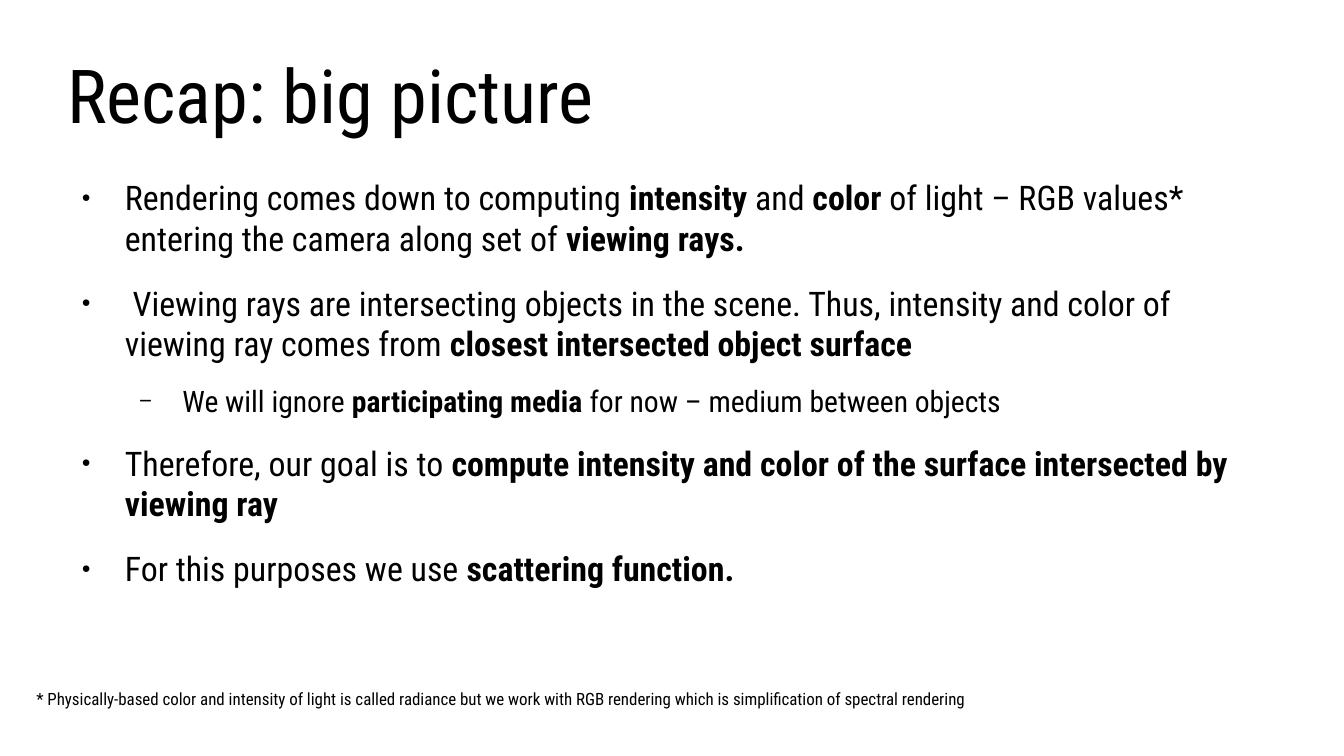
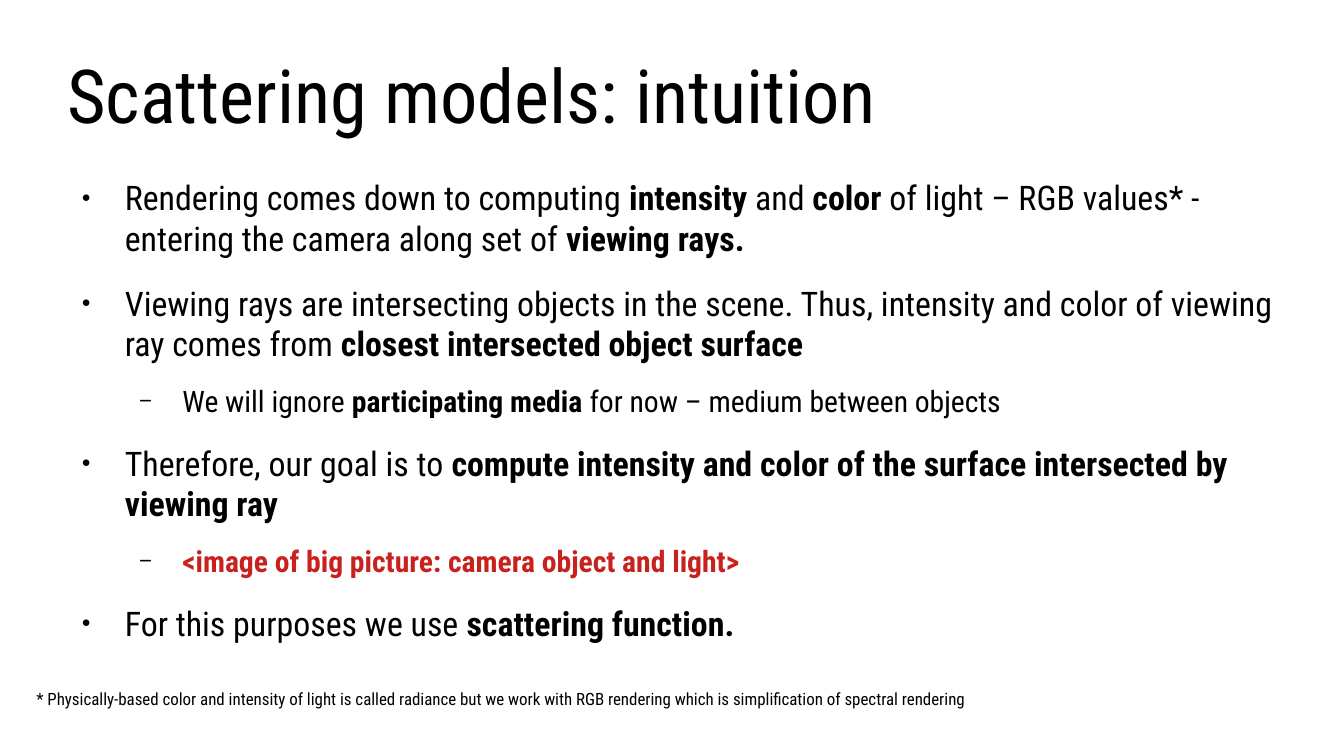
Before and after one commit to lorentzo/IntroductionToComputerGraphics, a slide deck: slide 23 of lectures/3_foundations_3d_scene/3_2_2_3D_models_material.odp. Drawn at 1344x756 pixels with LibreOffice and Linux fonts; fonts in the diff are those of the drawing. Boxes give left, top, right and bottom in pixels: in the first picture for what was removed or moved away, otherwise in the second. Text is boxed around its words. In the diff, an @@ line names an element or a change of style, - is before the commit and + after.

```diff
--- a/lectures/3_foundations_3d_scene/3_2_2_3D_models_material.odp
+++ b/lectures/3_foundations_3d_scene/3_2_2_3D_models_material.odp
@@ title at [67, 67, 876, 139]: text changed @@
-Recap: big picture
+Scattering models: intuition
@@ text at [182, 549, 739, 579]: paragraph added @@
+  − <image of big picture: camera object and light>
```
Also in this commit, not shown: 11 other slides changed, 12 slides added, 1 slide removed, 7 other files.
